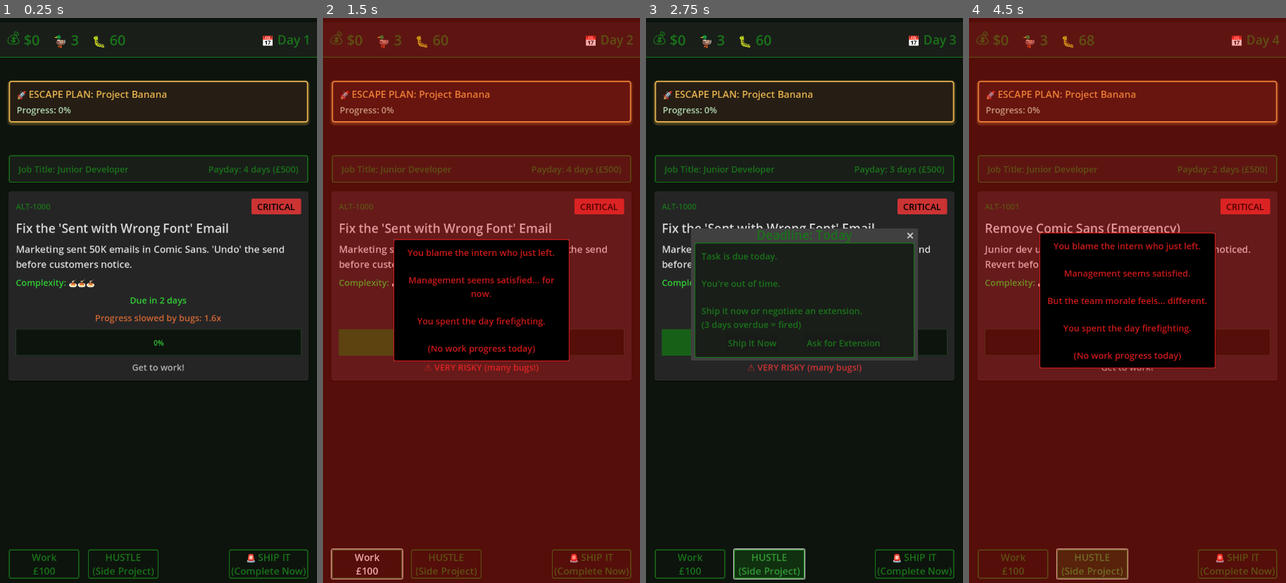
Above: before the commit, frames 1-4 (left to right).
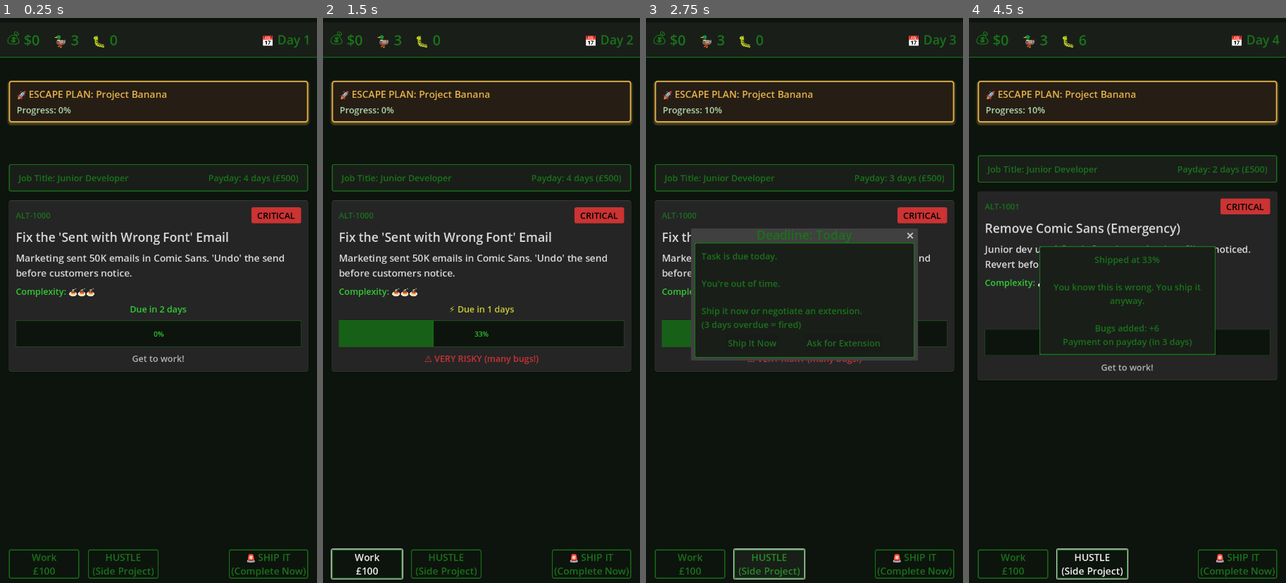
Above: after the commit, the same moments.

Repository: lmchoi/alt-f-this
Game: Godot game, scene res://scenes/game_ui.tscn
Two runs of this game, one before a commit and one after it. Both use one fixed random seed, a clock stepped at 60 frames per second and the inputs below.
Inputs (mouse positions are in pixels of both pictures, inside the frame that each line leads up to):
- Up to frame 1 (0.25 s): no input
- Up to frame 2 (1.5 s): click "Work £100" at 0.5 s; click (481, 323) at 1.25 s, where only the run before the commit has a clickable "The intern we just let go."
- Up to frame 3 (2.75 s): click "HUSTLE (Side Project)" at 2 s
- Up to frame 4 (4.5 s): click "🚨 SHIP IT (Complete Now)" at 2.75 s; click "Ship It Now" at 3.5 s; click (1127, 323) at 4.25 s, where only the run before the commit has a clickable "The intern we just let go."

The runs differ from the first frame. In frame 1, 11% of the frame differs, in the area x 2-98%, y 3-65%; in frame 2, 98%; in frame 3, 6.5%; in frame 4, 100%, in the area x 0-100%, y 0-100%.

Commit message:
Comment out test scenarios

Diff:
--- a/scenes/game_ui.gd
+++ b/scenes/game_ui.gd
@@ -87,8 +87,8 @@
 
 func _setup_test_scenario():
 	"""Debug: Setup test scenario for production outage testing"""
-	GameManager.bugs = 60  # High bugs = high outage chance (60 × 0.5% × 3 = 90% daily)
-	GameManager.poorly_shipped_tasks = ["Blockchain", "Logo Fix", "Printer Bug"]
+	# GameManager.bugs = 60  # High bugs = high outage chance (60 × 0.5% × 3 = 90% daily)
+	# GameManager.poorly_shipped_tasks = ["Blockchain", "Logo Fix", "Printer Bug"]
 	# GameManager.money = 2000
 	# GameManager.ducks = 2
 	# GameManager.side_project.progress = 100
